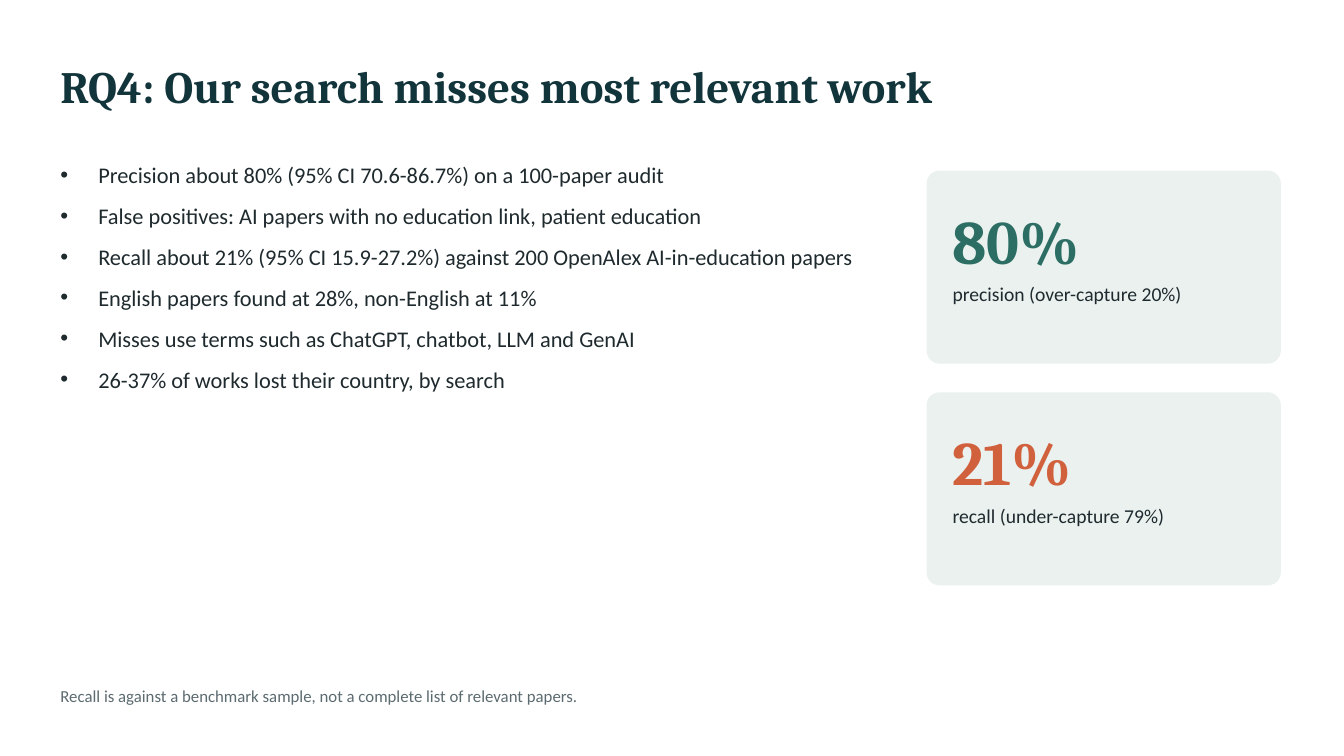
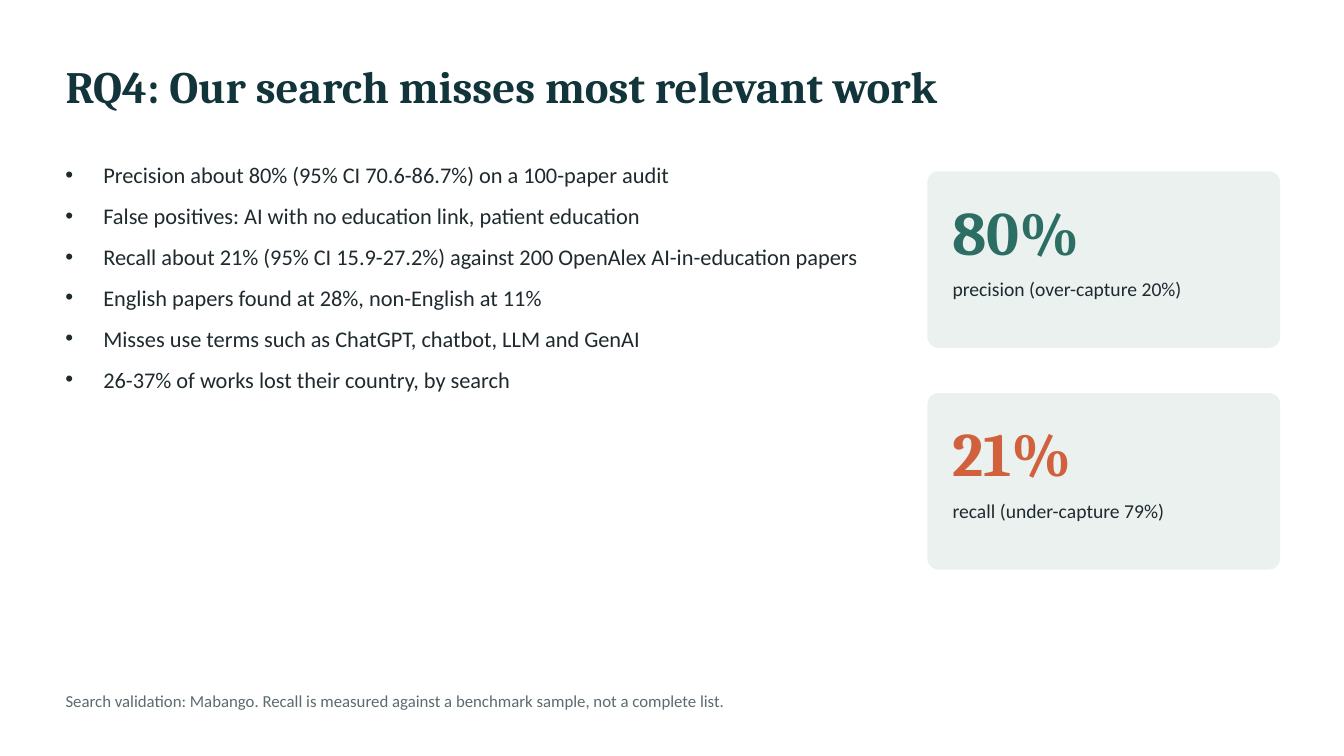
Before and after one commit to Manchidi-MJ/Data-Analytics--project-D, a slide deck: slide 10 of project-d/ProjectD_final_slides.pptx (slide 12 before the commit). Drawn at 1344x756 pixels with LibreOffice and Linux fonts; fonts in the diff are those of the drawing. Boxes give left, top, right and bottom in pixels: in the first picture for what was removed or moved away, otherwise in the second. Text is boxed around its words. In the diff, an @@ line names an element or a change of style, - is before the commit and + after.

```diff
--- a/project-d/ProjectD_final_slides.pptx
+++ b/project-d/ProjectD_final_slides.pptx
@@ rounded rectangle: place and size @@
-rounded rectangle at <box>928,171,1280,363</box>
+rounded rectangle at <box>928,171,1280,348</box>
@@ rounded rectangle at <box>928,171,1280,348</box>: outline #EAF1EF 1 pt to none @@
@@ text at <box>103,208,639,228</box>: text changed @@
-• False positives: AI papers with no education link, patient education
+• False positives: AI with no education link, patient education
@@ rounded rectangle at <box>928,393,1280,570</box>: outline #EAF1EF 1 pt to none @@
@@ rounded rectangle: place and size @@
-rounded rectangle at <box>928,393,1280,585</box>
+rounded rectangle at <box>928,393,1280,570</box>
@@ less space between paragraphs in 5 elements at <box>66,72,937,111</box>, <box>953,504,1164,521</box>, <box>953,282,1182,299</box>, <box>953,213,1080,257</box>, <box>953,434,1073,478</box> @@
@@ text at <box>66,695,724,710</box>: text changed @@
-Recall is against a benchmark sample, not a complete list of relevant papers.
+Search validation: Mabango. Recall is measured against a benchmark sample, not a complete list.
```
Also in this commit, not shown: 2 other slides changed, 4 slides added, 6 slides removed, 6 other files.
